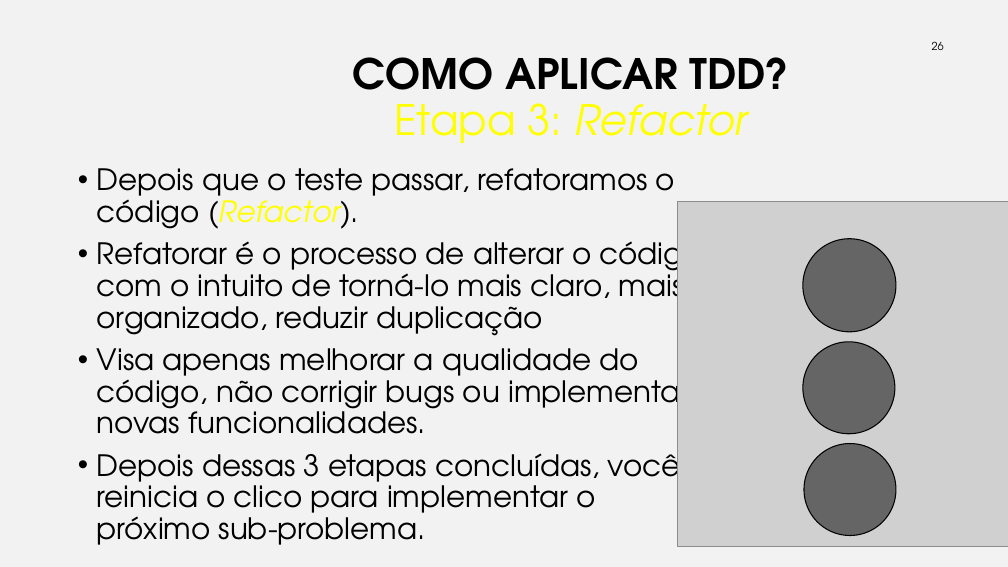
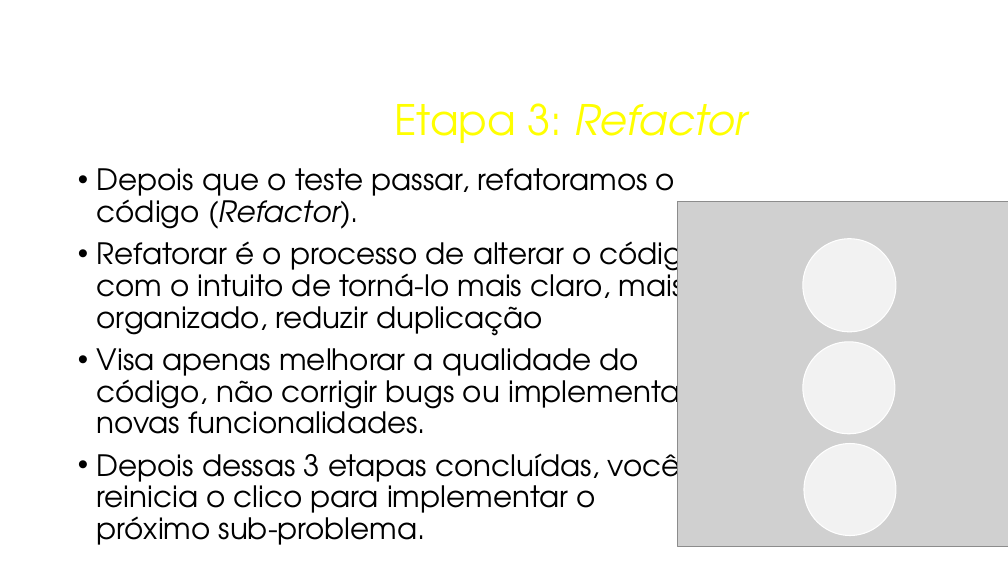
Before and after one commit to Claudio-Barbosa-da-Silva/testes-de-software, a slide deck: slide 26 of projects/01-introducao-tdd/tdd.pptx. Drawn at 1008x567 pixels with LibreOffice and Linux fonts; fonts in the diff are those of the drawing; grey boxes stand for pictures; background and template pictures are left out. Boxes give left, top, right and bottom in pixels: in the first picture for what was removed or moved away, otherwise in the second. Text is boxed around its words. In the diff, an @@ line names an element or a change of style, - is before the commit and + after.

```diff
--- a/projects/01-introducao-tdd/tdd.pptx
+++ b/projects/01-introducao-tdd/tdd.pptx
@@ background #F2F2F2 to #FFFFFF @@
@@ title "COMO APLICAR TDD? Etapa 3: ..." at bbox=[353, 103, 789, 143]: text colour #000000 to #FFFFFF in "COMO APLICAR TDD?" @@
@@ page number at bbox=[724, 32, 951, 62]: text colour #000000 to #FFFFFF @@
@@ text at bbox=[97, 168, 675, 229]: text colour #FFFF00 to #000000 in "(Refactor)." @@
@@ fill #404040 at 74% opacity to #FFFFFF at 74% opacity; outline #000000 1 pt to #FFFFFF 1 pt in 3 elements at bbox=[803, 342, 895, 434], bbox=[803, 239, 896, 332], bbox=[804, 444, 896, 536] @@
```
Also in this commit, not shown: 26 other slides changed, 1 slide added, 1 other file.
